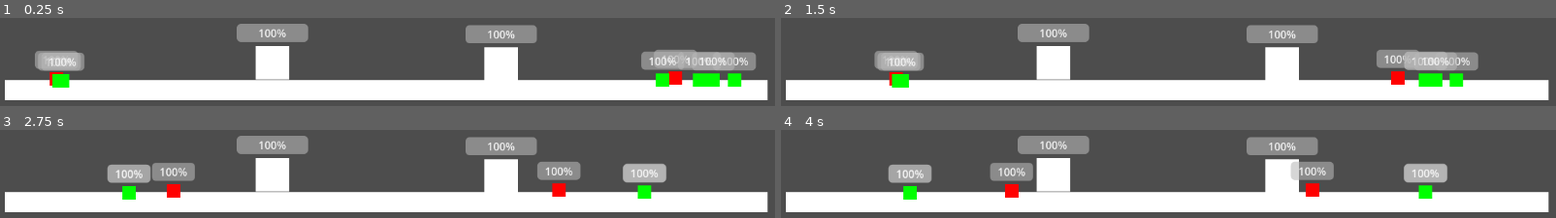
Above: before the commit, frames 1-4 (two rows, left to right).
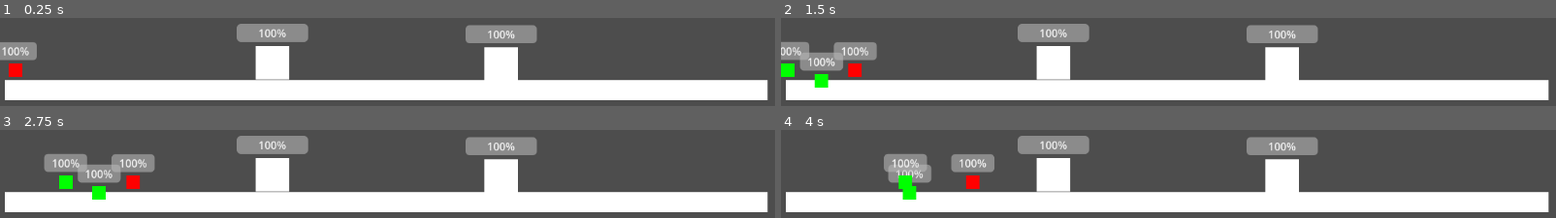
Above: after the commit, the same moments.

Repository: LeonardoSeijiNakayama/DACC_Station2-G1
Game: Godot game, scene res://enemies/enemy_test_world.tscn
The game is run twice, just before and just after one commit, with the same random seed, the same clock (stepped at 60 frames per second) and the same inputs. This scene is started directly instead of the project's main scene.
Inputs (mouse positions are in pixels of both pictures, inside the frame that each line leads up to):
- Up to frame 1 (0.25 s): no input
- Up to frame 2 (1.5 s): tap Enter (ui_accept) at 0.5, 0.77 s; move the mouse to (outside the picture) at 0.52 s; move the mouse to (outside the picture) at 1.27 s
- Up to frame 3 (2.75 s): tap Enter (ui_accept) at 1.52 s; move the mouse to (outside the picture) at 2.02 s
- Up to frame 4 (4 s): move the mouse to (outside the picture) at 2.77 s; tap Enter (ui_accept) at 3.02, 3.77 s; move the mouse to (outside the picture) at 3.52 s

The runs differ from the first frame. In frame 1, 7.6% of the frame differs, in the area x 0-98%, y 27-80%; in frame 2, 9.3%, in the area x 0-90%, y 27-80%; in frame 3, 8.6%; in frame 4, 7.2%.

Commit message:
Realizei um polimento visual no sistema de spawn de inimigos

Diff:
--- a/enemies/EnemyMovement.gd
+++ b/enemies/EnemyMovement.gd
@@ -8,10 +8,12 @@
 @onready var _ranged_attack_area:Area2D = $"../AttackAreaRanged"
 @onready var _attack:EnemyAttack = $"../Attack"
 @onready var _collision:CollisionShape2D = $"../CollisionShape2D"
+@onready var _stop_raycast:RayCast2D = $"../StopRaycast"
 
 var base:StaticBody2D = null
 var target = "Base"
 var timer = 6.0
+var stopped = false
 
 const SPEED = 70.0
 
@@ -28,12 +30,21 @@
 	if timer<=0.0:
 		_enemy.queue_free()
 
+	if _stop_raycast.is_colliding() and _attack.type == 2:
+		var area = _stop_raycast.get_collider()
+		if area and area.is_in_group("Enemy"):
+			stopped = true
+		else:
+			stopped = false
+	else:
+		stopped = false
+
 	var direction
 	_enemy.velocity.y = 0.0
-	if base and not _attack.base_in_range:
+	if base:
 		direction = _enemy.global_position.direction_to(base.global_position)
 		_enemy.velocity = direction*SPEED
-	if _attack.base_in_range:
+	if _attack.base_in_range or stopped:
 		_enemy.velocity = Vector2(0.0,_enemy.velocity.y)
 
 	_enemy.velocity.y = 0.0
--- a/enemies/SpawnEnemies.gd
+++ b/enemies/SpawnEnemies.gd
@@ -14,15 +14,26 @@
 var melee_total = 1*horde
 var melee_count = 0
 var ranged_total
+var og_ranged_total
 var ranged_count = 0
 var change_spawn_area = false
 
+var timer = 0.0
+var time = 0.7
+
+var can_spawn_melee = true
+
 func _ready() -> void:
 	ranged_total = _spawn_area.quantity*horde - melee_total
+	og_ranged_total = ranged_total
 	pass
 
 
 func _process(delta: float) -> void:
+
+	if timer >= 0.0:
+		timer-=delta
+		return
 
 	if total_count == _spawn_area.quantity*horde:
 		can_spawn = false
@@ -34,6 +45,7 @@
 
 	if can_spawn and _base:
 		spawn_enemy()
+		timer = time
 
 	if enemies.is_empty():
 		can_spawn = true
@@ -47,12 +59,14 @@
 
 	movement.target = _spawn_area.target
 
-	if melee_count<melee_total:
+	if ranged_count%og_ranged_total == 0 and can_spawn_melee:
 		melee_count+=1
 		attack.type = 1
-	elif melee_count==melee_total and ranged_count<ranged_total:
+		can_spawn_melee = false
+	else:
 		ranged_count+=1
 		attack.type = 2
+		can_spawn_melee = true
 
 	total_count += 1
 	enemies.append(enemy)
@@ -69,11 +83,9 @@
 func get_random_point_in_area()->Vector2:
 	var shape_node:CollisionShape2D
 	if change_spawn_area:
-		print("um")
 		shape_node = _collision_shape
-		change_spawn_area = true
+		change_spawn_area = false
 	else:
-		print("dois")
 		shape_node = _collision_shape2
 		change_spawn_area = true
 
--- a/enemies/enemy.tscn
+++ b/enemies/enemy.tscn
@@ -14,6 +14,8 @@
 
 [sub_resource type="RectangleShape2D" id="RectangleShape2D_a6vjd"]
 size = Vector2(180, 16)
+
+[sub_resource type="RectangleShape2D" id="RectangleShape2D_07tka"]
 
 [node name="CharacterBody2D" type="CharacterBody2D" unique_id=1836912193]
 
@@ -56,6 +58,20 @@
 position = Vector2(100, 0)
 shape = SubResource("RectangleShape2D_a6vjd")
 
+[node name="StopRaycast" type="RayCast2D" parent="." unique_id=2065336458]
+position = Vector2(11, 0)
+target_position = Vector2(10, 0)
+collision_mask = 4
+collide_with_areas = true
+collide_with_bodies = false
+
+[node name="HurtBox" type="Area2D" parent="." unique_id=1717597655 groups=["Enemy"]]
+collision_layer = 4
+collision_mask = 4
+
+[node name="CollisionShape2D" type="CollisionShape2D" parent="HurtBox" unique_id=483846834]
+shape = SubResource("RectangleShape2D_07tka")
+
 [connection signal="timeout" from="Attack/MeleeAttackTimer" to="Attack" method="_on_attack_timer_timeout"]
 [connection signal="timeout" from="Attack/RangedAttackTimer" to="Attack" method="_on_ranged_attack_timer_timeout"]
 [connection signal="body_entered" from="AttackAreaMelee" to="Attack" method="_on_attack_area_body_entered"]
--- a/enemies/enemy_test_world.tscn
+++ b/enemies/enemy_test_world.tscn
@@ -23,9 +23,5 @@
 position = Vector2(745, 584)
 
 [node name="SpawnArea2" parent="." unique_id=612631048 instance=ExtResource("3_ovyau")]
-position = Vector2(107, 609)
+position = Vector2(8, 609)
 quantity = 3
-
-[node name="SpawnArea" parent="." unique_id=283799282 instance=ExtResource("3_ovyau")]
-position = Vector2(1041, 608)
-target = "Base2"
--- a/enemies/ground.tscn
+++ b/enemies/ground.tscn
@@ -3,15 +3,9 @@
 [sub_resource type="BoxMesh" id="BoxMesh_u4by8"]
 size = Vector3(750, 30, 1)
 
-[sub_resource type="RectangleShape2D" id="RectangleShape2D_lthgo"]
-size = Vector2(1134, 30)
-
-[node name="StaticBody2D" type="StaticBody2D" unique_id=558945616]
+[node name="Node2D" type="Node2D" unique_id=1482812336]
 
 [node name="MeshInstance2D" type="MeshInstance2D" parent="." unique_id=985448995]
 position = Vector2(2.6881695e-05, 9.536743e-07)
 scale = Vector2(1.5120001, 1)
 mesh = SubResource("BoxMesh_u4by8")
-
-[node name="CollisionShape2D" type="CollisionShape2D" parent="." unique_id=1613024298]
-shape = SubResource("RectangleShape2D_lthgo")
--- a/enemies/spawn_area.tscn
+++ b/enemies/spawn_area.tscn
@@ -4,10 +4,10 @@
 [ext_resource type="Script" uid="uid://bcydr71mfewob" path="res://enemies/SpawnEnemies.gd" id="1_tt2dt"]
 
 [sub_resource type="RectangleShape2D" id="RectangleShape2D_3wmkr"]
-size = Vector2(200, 1)
+size = Vector2(1, 1)
 
 [sub_resource type="RectangleShape2D" id="RectangleShape2D_7wuls"]
-size = Vector2(200, 1)
+size = Vector2(1, 1)
 
 [node name="SpawnArea" type="Area2D" unique_id=283799282]
 script = ExtResource("1_7wuls")
@@ -19,5 +19,5 @@
 shape = SubResource("RectangleShape2D_3wmkr")
 
 [node name="CollisionShape2D2" type="CollisionShape2D" parent="." unique_id=1539546269]
-position = Vector2(0, -3)
+position = Vector2(0, -16)
 shape = SubResource("RectangleShape2D_7wuls")
